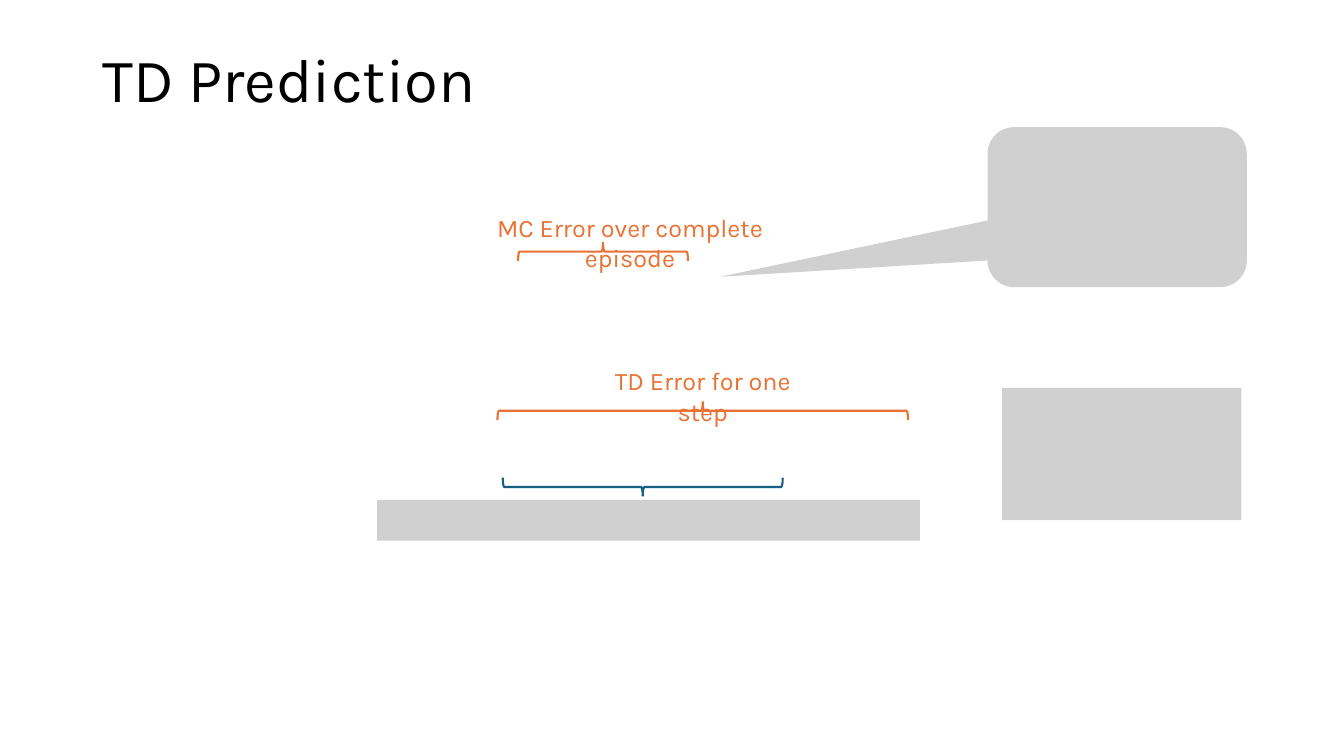
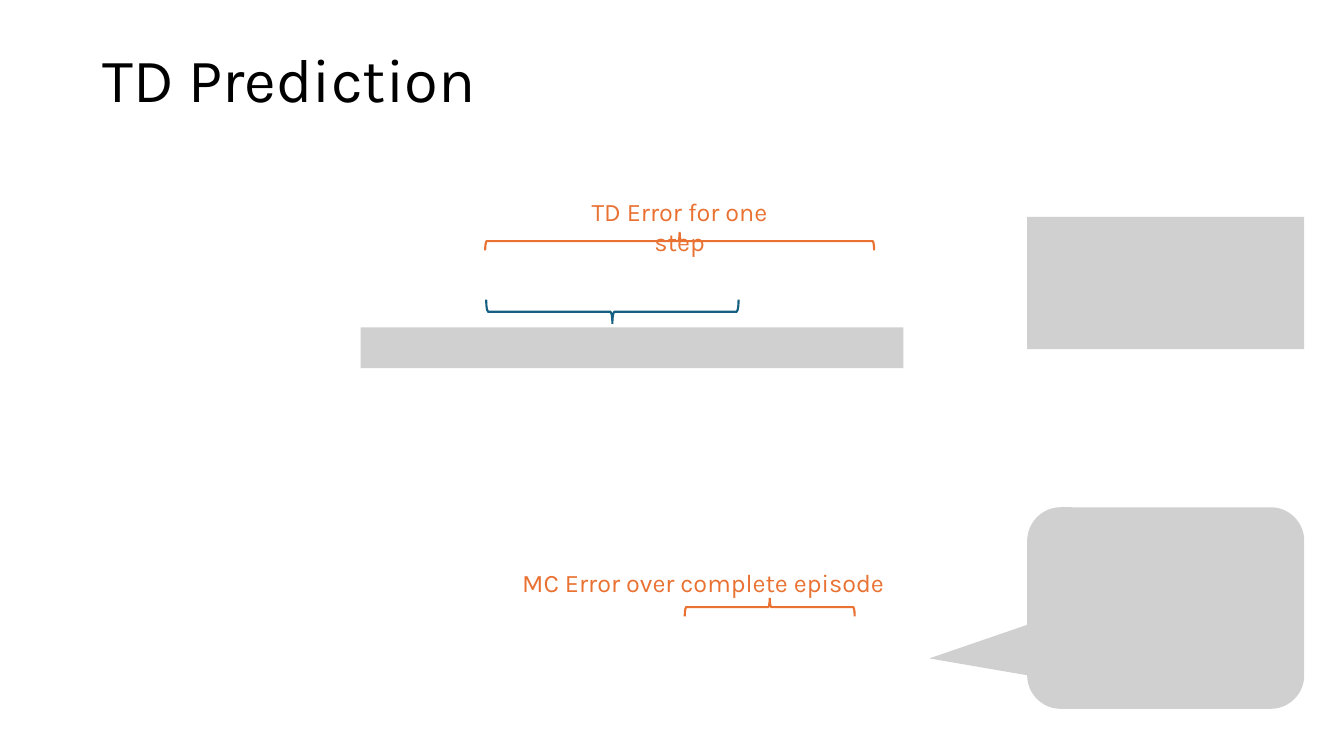
Before and after one commit to mhahsler/Introduction_to_Reinforcement_Learning, a slide deck: slide 7 of slides/Lecture_Chapter06.pptx (slide 6 before the commit). Drawn at 1344x756 pixels with LibreOffice and Linux fonts; fonts in the diff are those of the drawing; grey boxes stand for pictures. Boxes give left, top, right and bottom in pixels: in the first picture for what was removed or moved away, otherwise in the second. Text is boxed around its words. In the diff, an @@ line names an element or a change of style, - is before the commit and + after.

```diff
--- a/slides/Lecture_Chapter06.pptx
+++ b/slides/Lecture_Chapter06.pptx
@@ picture removed at [988,127,1247,287] @@
@@ text "TD Error for one step": place and size @@
-text "TD Error for one step" at [615,372,791,427]
+text "TD Error for one step" at [592,203,767,257]
@@ right brace: place and size @@
-right brace at [498,402,908,420]
+right brace at [485,232,874,250]
@@ picture added at [1027,217,1305,349] @@
@@ right brace: place and size @@
-right brace at [502,478,782,496]
+right brace at [487,299,739,324]
@@ picture: place and size @@
-picture at [377,500,921,540]
+picture at [361,328,904,368]
@@ picture removed at [1002,388,1241,520] @@
@@ picture added at [1027,507,1305,709] @@
@@ text "MC Error over complete episode" rewrapped from [497,220,762,273] to [522,574,884,599] @@
@@ right brace: place and size @@
-right brace at [518,242,688,261]
+right brace at [684,598,854,617]
```
Also in this commit, not shown: 16 other slides changed, 2 slides added, 7 other files.
